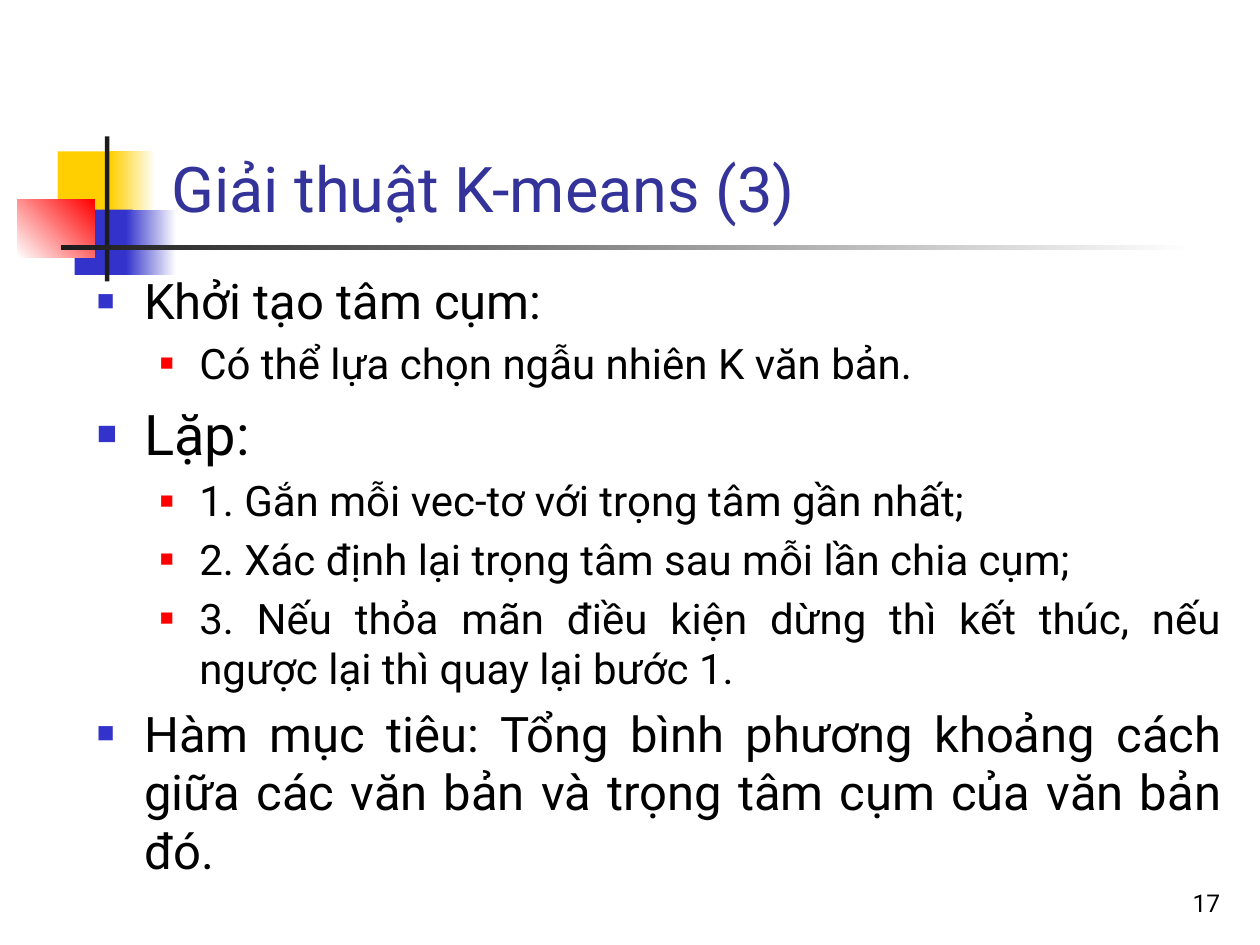
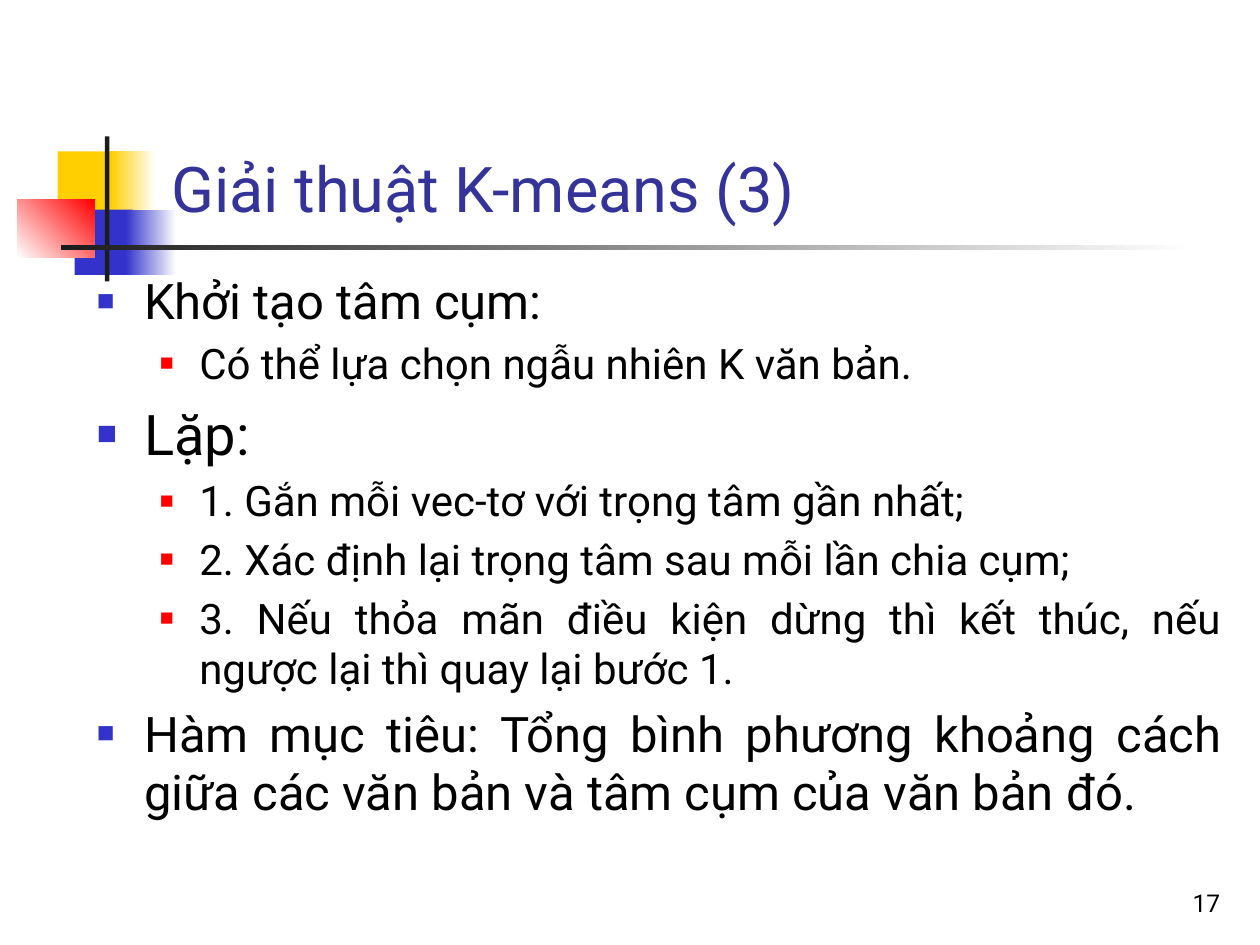
Before and after one commit to bangoc/IT4853, a slide deck: slide 17 of Bai 18 Chia cum van ban_p1.pptx. Drawn at 1260x945 pixels with LibreOffice and Linux fonts; fonts in the diff are those of the drawing. Boxes give left, top, right and bottom in pixels: in the first picture for what was removed or moved away, otherwise in the second. Text is boxed around its words. In the diff, an @@ line names an element or a change of style, - is before the commit and + after.

```diff
--- a/Bai 18 Chia cum van ban_p1.pptx
+++ b/Bai 18 Chia cum van ban_p1.pptx
@@ text at bbox=[144, 711, 1221, 821]: text changed @@
-■ Hàm mục tiêu: Tổng bình phương khoảng cách giữa các văn bản và trọng tâm cụm của văn bản đó.
+■ Hàm mục tiêu: Tổng bình phương khoảng cách giữa các văn bản và tâm cụm của văn bản đó.
```
Also in this commit, not shown: 2 other slides changed, 1 slide removed, 2 other files.
